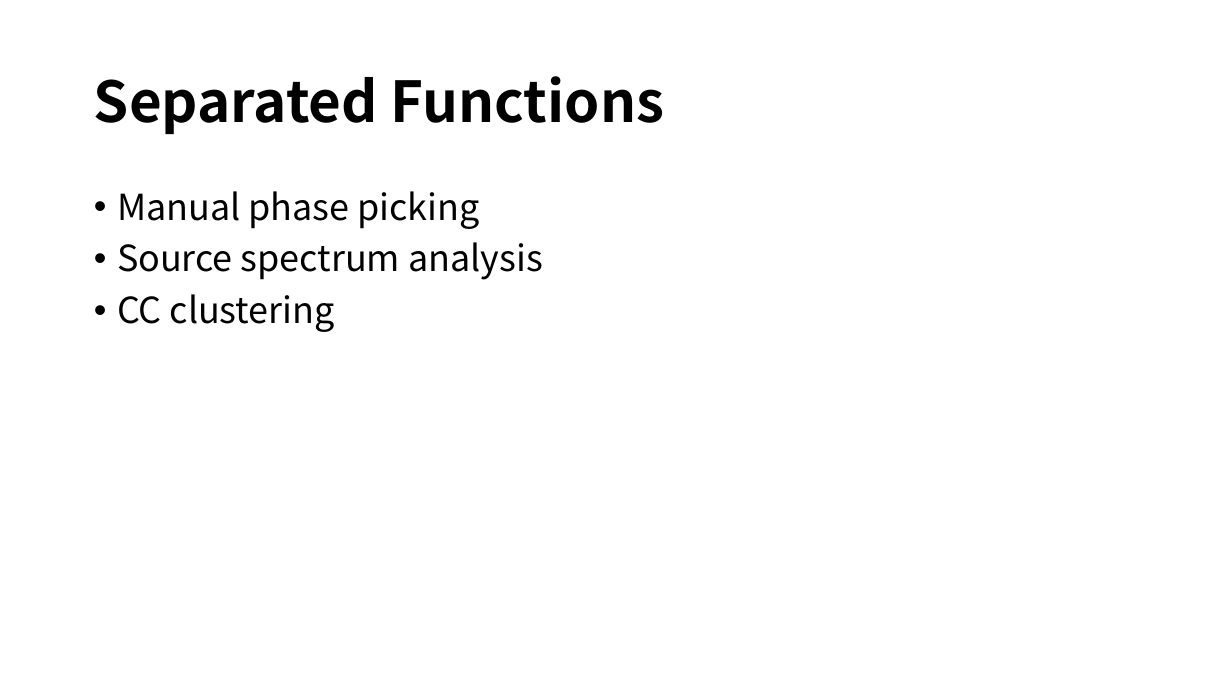
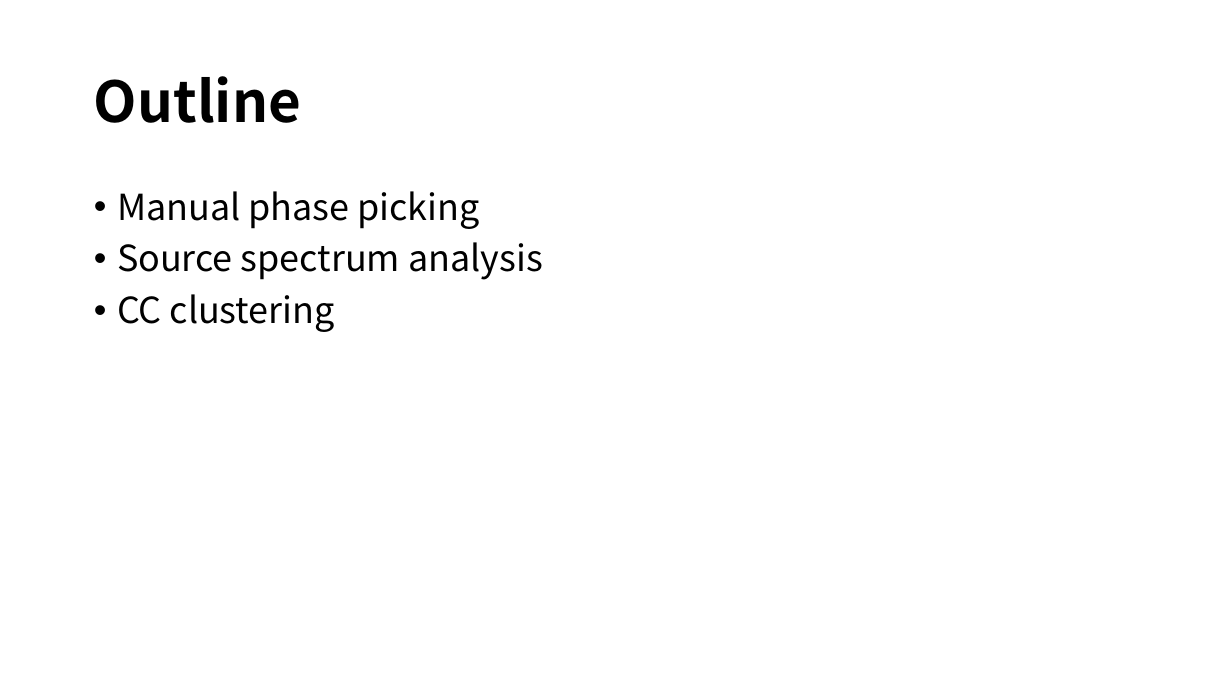
Before and after one commit to YijianZhou/Manual-Analysis-Helper, a slide deck: slide 2 of doc/MAH_Workflow.pptx. Drawn at 1232x693 pixels with LibreOffice and Linux fonts; fonts in the diff are those of the drawing. Boxes give left, top, right and bottom in pixels: in the first picture for what was removed or moved away, otherwise in the second. Text is boxed around its words. In the diff, an @@ line names an element or a change of style, - is before the commit and + after.

```diff
--- a/doc/MAH_Workflow.pptx
+++ b/doc/MAH_Workflow.pptx
@@ title at <box>94,76,301,123</box>: text changed @@
-Separated Functions
+Outline
```
